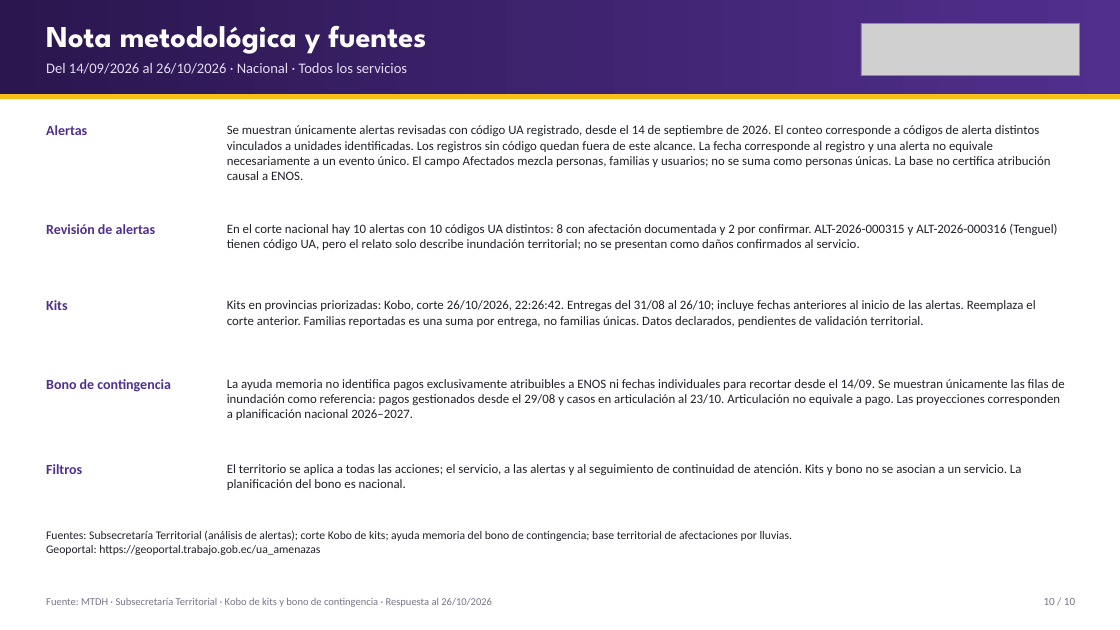
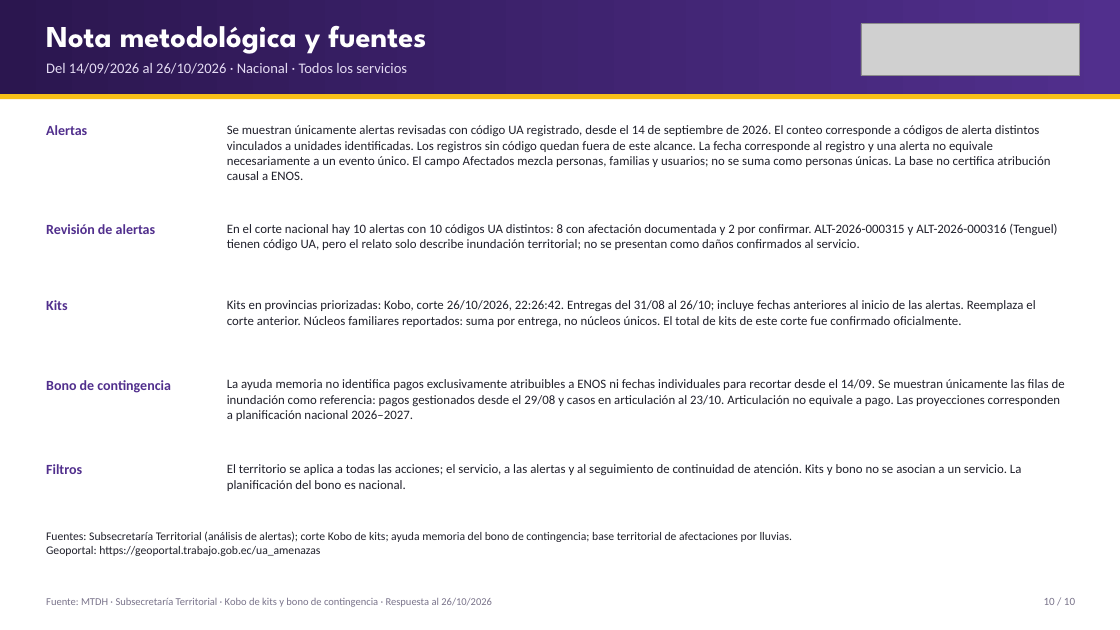
Before and after one commit to JuanAmbuludi/Sistema-Reporte-MTDH, a slide deck: slide 10 of docs/reportes/Seguimiento_ENOS_2026-10-26.pptx. Drawn at 1120x630 pixels with LibreOffice and Linux fonts; fonts in the diff are those of the drawing; grey boxes stand for pictures. Boxes give left, top, right and bottom in pixels: in the first picture for what was removed or moved away, otherwise in the second. Text is boxed around its words. In the diff, an @@ line names an element or a change of style, - is before the commit and + after.

Commit message:
Confirmar 13.390 kits oficiales, etiquetar núcleos familiares y actualizar fecha con montos verificados

```diff
--- a/docs/reportes/Seguimiento_ENOS_2026-10-26.pptx
+++ b/docs/reportes/Seguimiento_ENOS_2026-10-26.pptx
@@ text at (x1=227, y1=300, x2=1035, y2=327): text changed @@
-Kits en provincias priorizadas: Kobo, corte 26/10/2026, 22:26:42. Entregas del 31/08 al 26/10; incluye fechas anteriores al inicio de las alertas. Reemplaza el corte anterior. Familias reportadas es una suma por entrega, no familias únicas. Datos declarados, pendientes de validación territorial.
+Kits en provincias priorizadas: Kobo, corte 26/10/2026, 22:26:42. Entregas del 31/08 al 26/10; incluye fechas anteriores al inicio de las alertas. Reemplaza el corte anterior. Núcleos familiares reportados: suma por entrega, no núcleos únicos. El total de kits de este corte fue confirmado oficialmente.
```
Also in this commit, not shown: 3 other slides changed, 10 other files.
